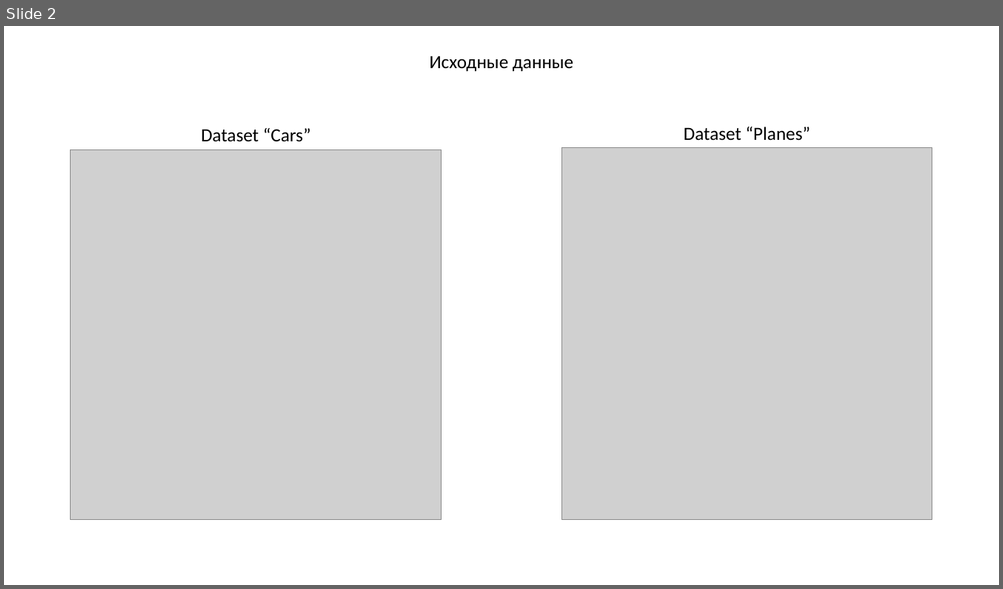
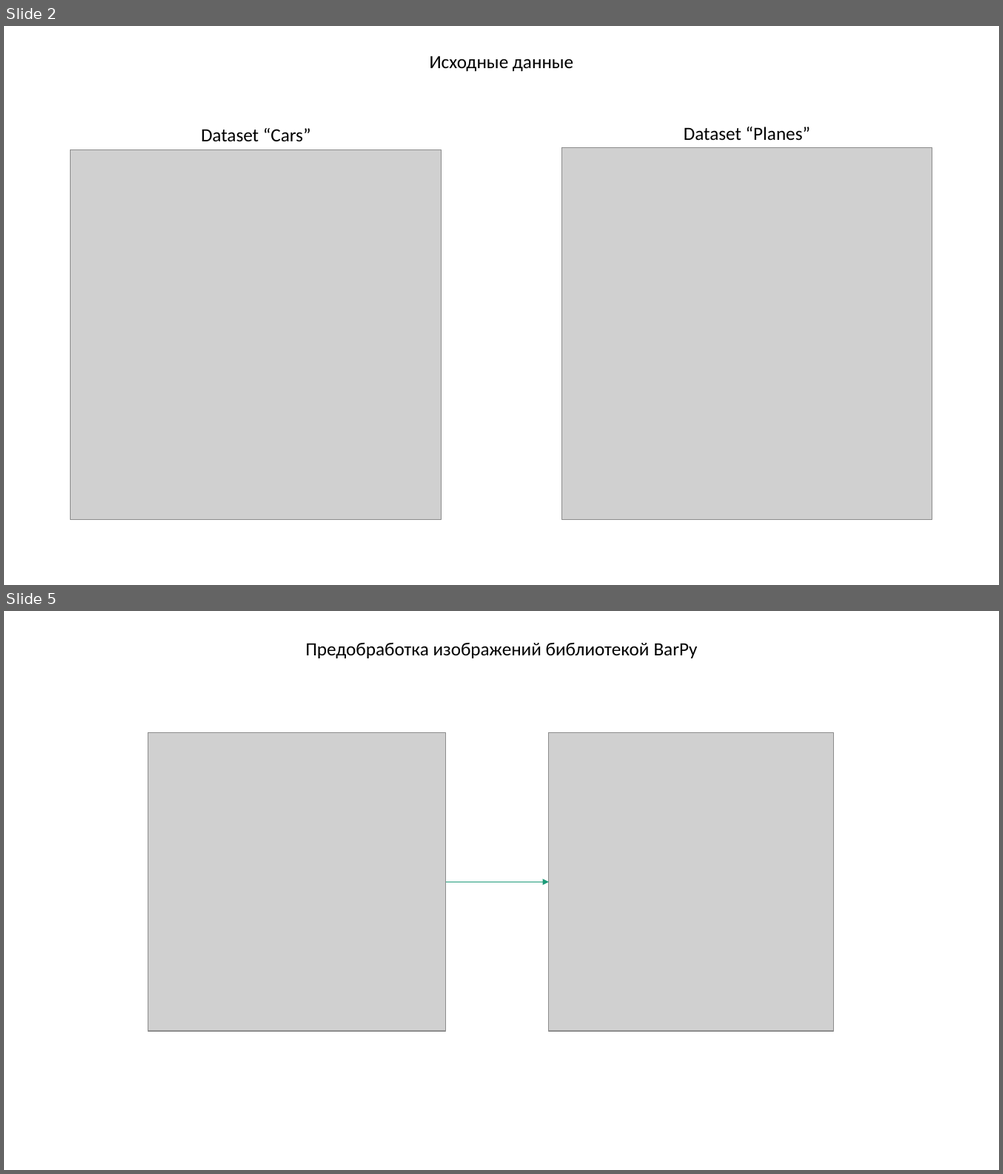
Before and after one commit to KanVull/Kursach-8Sem, a slide deck: Презентация.pptx. Shown one above the other, each under a label of ours: slide 2 before the commit, slides 2 and 5 after it; the slides between them are not shown. The pictures are 1003x589 and 1003x1174 pixels, drawn with LibreOffice and Linux fonts; fonts in the diff are those of the drawing; grey boxes stand for pictures. Boxes give left, top, right and bottom in pixels: in the first picture for what was removed or moved away, otherwise in the second. Text is boxed around its words. In the diff, an @@ line names an element or a change of style, - is before the commit and + after.

```diff
--- a/Презентация.pptx
+++ b/Презентация.pptx
@@ slide 5 added at [4, 611, 999, 1170], background #FFFFFF @@
@@ text added at [305, 643, 697, 658], 18 pt, text #000000 @@
+Предобработка изображений библиотекой BarPy
@@ picture added at [148, 733, 446, 1032] @@
@@ picture added at [549, 733, 833, 1032] @@
@@ arrow added from (446, 883) to (549, 883), #1D9A78 0.5 pt @@
```
Also in this commit, not shown: 1 slide changed, 5 other slides added, 14 slides removed, 4 other files.
